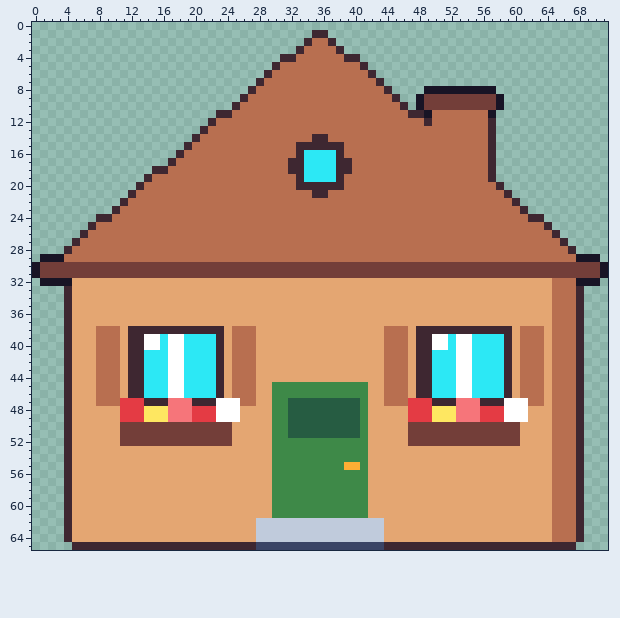
Pixel-art file -- art/roadside/roadside-house-cottage@50.aseprite. Above: the version before the commit.
72x66 pixels, 1 frame.
After:
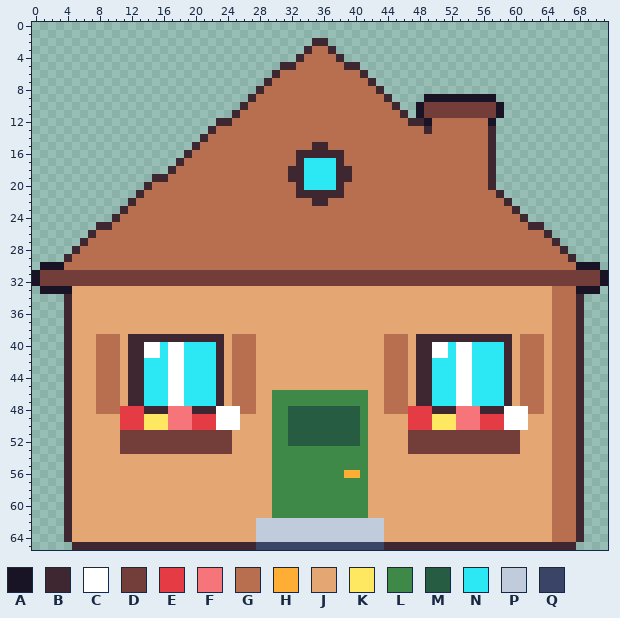
Palette (. is transparent): A #181425  B #3e2731  C #ffffff  D #733e39  E #e43b44  F #f6757a  G #b86f50  H #feae34  J #e4a672  K #fee761  L #3e8948  M #265c42  N #2ce8f5  P #c0cbdc  Q #3a4466
Changes in this commit:
Changed rows in their new state; - is an unchanged pixel.
first column x 0:
 1 -----------------------------------..-----------------------------------
 2 ----------------------------------.BB.----------------------------------
 3 ---------------------------------.B--B.---------------------------------
 4 -------------------------------..B----B..-------------------------------
 5 ------------------------------.BB------BB.------------------------------
 6 -----------------------------.B----------B.-----------------------------
 7 ----------------------------.B------------B.----------------------------
 8 ---------------------------.B--------------B.----.........--------------
 9 --------------------------.B----------------B.--.AAAAAAAAA.-------------
10 -------------------------.B------------------B.-------------------------
11 -----------------------..B--------------------B.ADDDDDDDDDA-------------
12 ----------------------.BB----------------------BBA-------A--------------
13 ---------------------.B--------------------------B----------------------
14 --------------------.B-------------GG-----------------------------------
15 -------------------.B------------GG--GG---------------------------------
16 ------------------.B--------------BBBB----------------------------------
17 -----------------.B-------------G------G--------------------------------
18 ---------------..B------------------------------------------------------
19 --------------.BB---------------B------B--------------------------------
20 -------------.B-------------------NNNN-------------------B.-------------
21 ------------.B-------------------BB--BB-------------------B.------------
22 -----------.B----------------------BB----------------------B.-----------
23 ----------.B------------------------------------------------B.----------
24 --------..B--------------------------------------------------B..--------
25 -------.BB----------------------------------------------------BB.-------
26 ------.B--------------------------------------------------------B.------
27 -----.B----------------------------------------------------------B.-----
28 ----.B------------------------------------------------------------B.----
29 -...B--------------------------------------------------------------B...-
30 .AAAGGGGGGGGGGGGGGGGGGGGGGGGGGGGGGGGGGGGGGGGGGGGGGGGGGGGGGGGGGGGGGGGAAA.
32 ADDDDDDDDDDDDDDDDDDDDDDDDDDDDDDDDDDDDDDDDDDDDDDDDDDDDDDDDDDDDDDDDDDDDDDA
33 -AAAA---------------------------------------------------------------AAA-
first column x 8:
38 JJJ-JJJJJJJJJJJJ-JJJ----------------JJJ-JJJJJJJJJJJJ-JJJ
39 ------BBBBBBBBB---------------------------BBBBBBBBB-----
41 ------CC----------------------------------CC------------
first column x 8:
45 ----------------------JJJJJJJJJJJJ----------------------
47 ---JBBNNNCCNNNNBJG------LLLLLLLLL------JBBNNNCCNNNNBJG--
48 GGG---BBB---BBB---GG----------------GGG---BBB---BBB---GG
50 ---EEEKKKFFFEEECCC---------------------EEEKKKFFFEEECCC--
52 ------------------------MMMMMMMMM-----------------------
53 ---DDDDDDDDDDDDDD----------------------DDDDDDDDDDDDDD---
55 -------------------------------LL-----------------------
56 -------------------------------HH-----------------------
Boxes around the changes in both pictures, in picture pixels (x1, y1, x2, y2):
changed: (32, 30, 608, 358)
changed: (96, 382, 544, 478)
